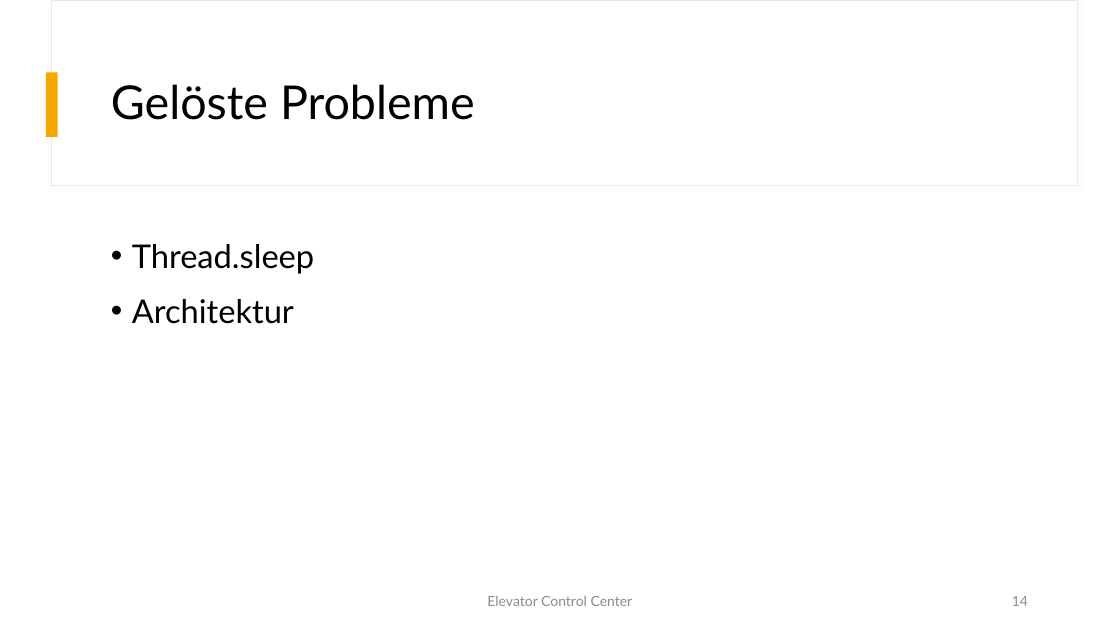
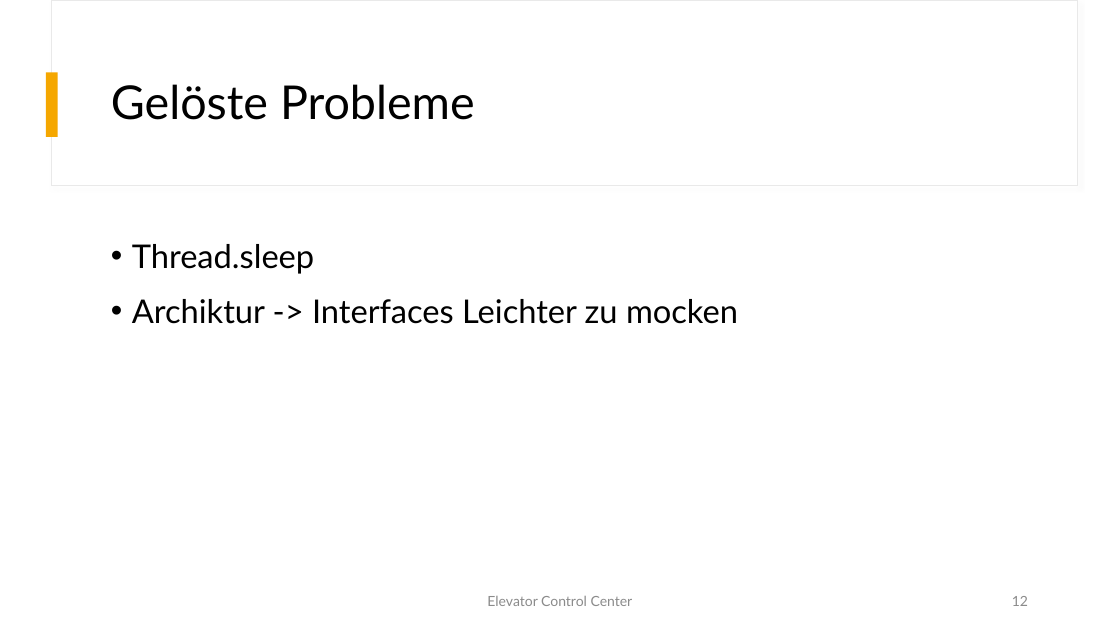
Before and after one commit to fhhagenberg-sqe-esd-ws20/elevator-control-center-team-c, a slide deck: slide 12 of doc/Presentation/Elevator_Control_Center.pptx (slide 14 before the commit). Drawn at 1120x630 pixels with LibreOffice and Linux fonts; fonts in the diff are those of the drawing. Boxes give left, top, right and bottom in pixels: in the first picture for what was removed or moved away, otherwise in the second. Text is boxed around its words. In the diff, an @@ line names an element or a change of style, - is before the commit and + after.

```diff
--- a/doc/Presentation/Elevator_Control_Center.pptx
+++ b/doc/Presentation/Elevator_Control_Center.pptx
@@ text at (132,299,738,324): text changed @@
-• Architektur
+• Archiktur -> Interfaces Leichter zu mocken
@@ page number at (1012,596,1028,606): text changed @@
-14
+12
```
Also in this commit, not shown: 7 other slides changed, 2 slides removed, 1 other file.
